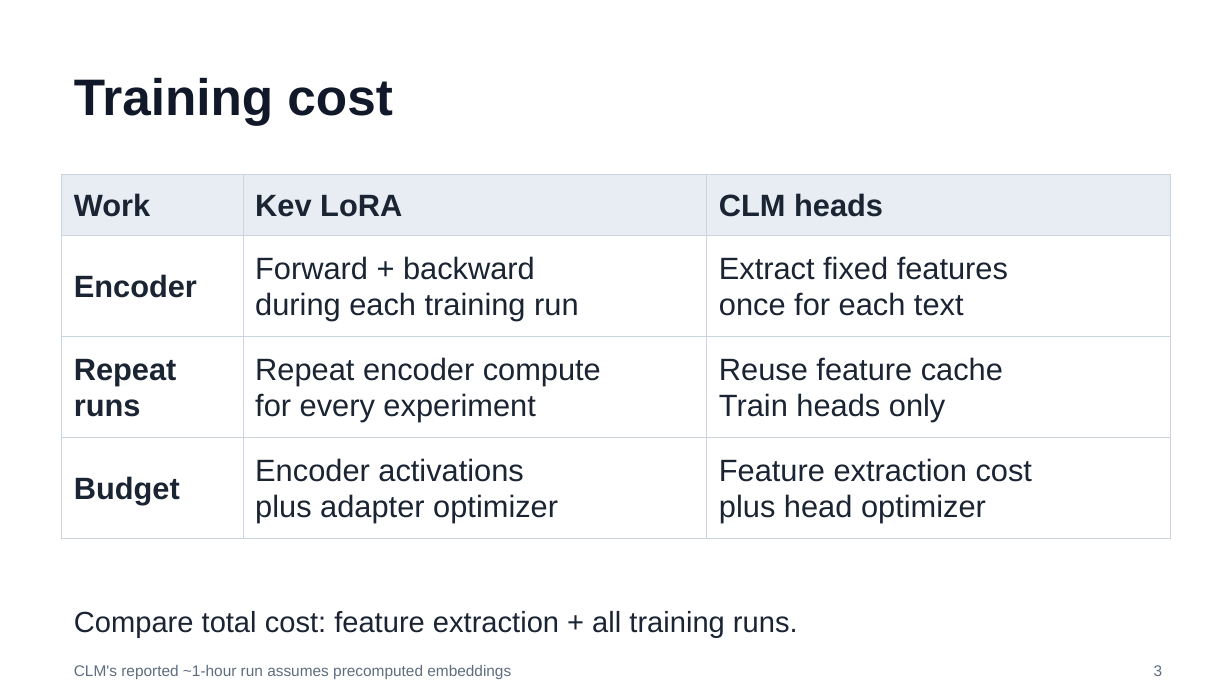
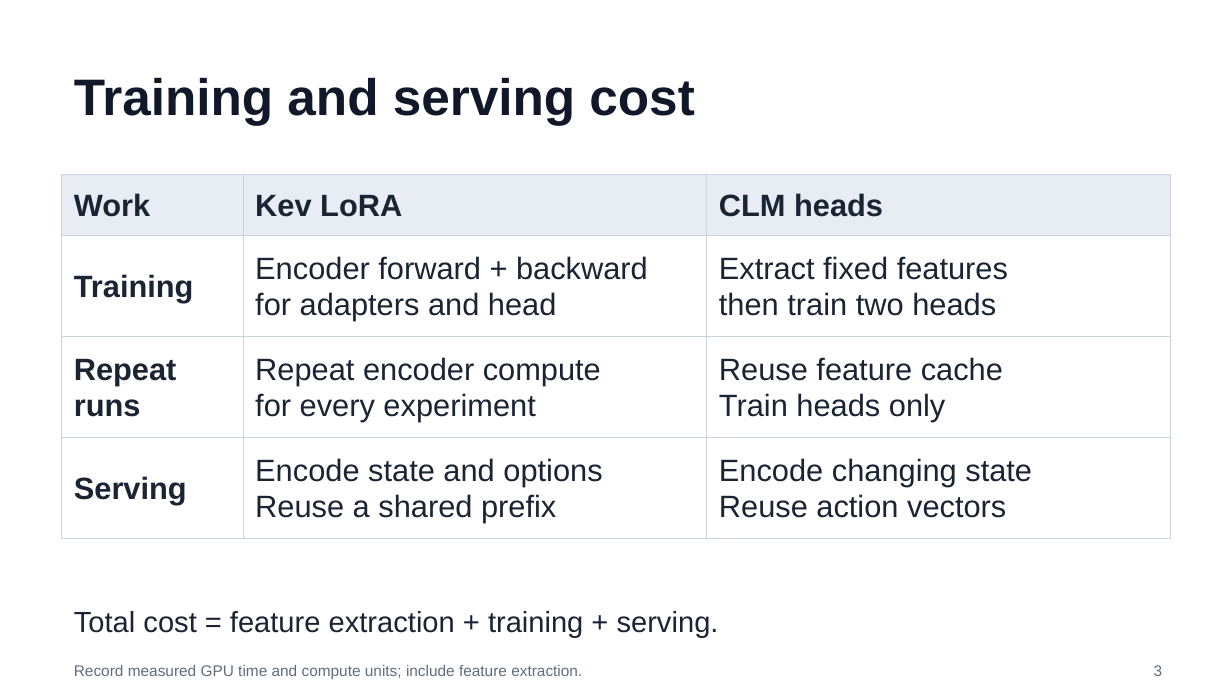
Before and after one commit to huixu11/QPlusLearning, a slide deck: slide 3 of labs/lab-01-kev-pacman/slides/pacman-lab.pptx. Drawn at 1232x693 pixels with LibreOffice and Linux fonts; fonts in the diff are those of the drawing. Boxes give left, top, right and bottom in pixels: in the first picture for what was removed or moved away, otherwise in the second. Text is boxed around its words. In the diff, an @@ line names an element or a change of style, - is before the commit and + after.

```diff
--- a/labs/lab-01-kev-pacman/slides/pacman-lab.pptx
+++ b/labs/lab-01-kev-pacman/slides/pacman-lab.pptx
@@ title at (74, 77, 694, 125): text changed @@
-Training cost
+Training and serving cost
@@ table at (62, 175, 1169, 579) @@
-row 2: Encoder | Forward + backward / during each training run | Extract fixed features / once for each text
+row 2: Training | Encoder forward + backward / for adapters and head | Extract fixed features / then train two heads
-row 4: Budget | Encoder activations / plus adapter optimizer | Feature extraction cost / plus head optimizer
+row 4: Serving | Encode state and options / Reuse a shared prefix | Encode changing state / Reuse action vectors
@@ text at (74, 611, 719, 637): text changed @@
-Compare total cost: feature extraction + all training runs.
+Total cost = feature extraction + training + serving.
@@ text at (74, 665, 582, 679): text changed @@
-CLM's reported ~1-hour run assumes precomputed embeddings
+Record measured GPU time and compute units; include feature extraction.
```
Also in this commit, not shown: 13 other slides changed, 1 slide added, 9 slides removed, 6 other files.
